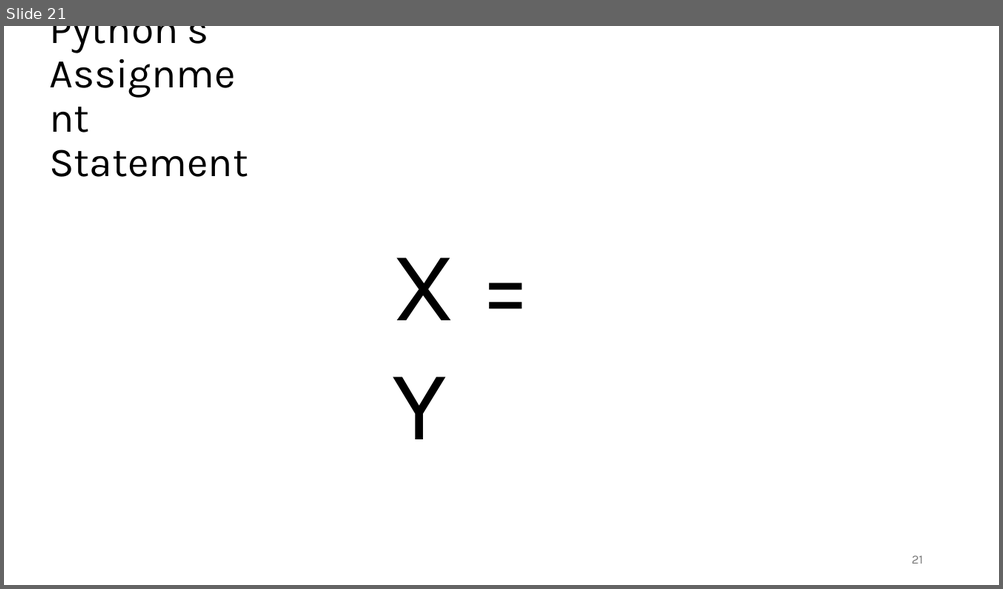
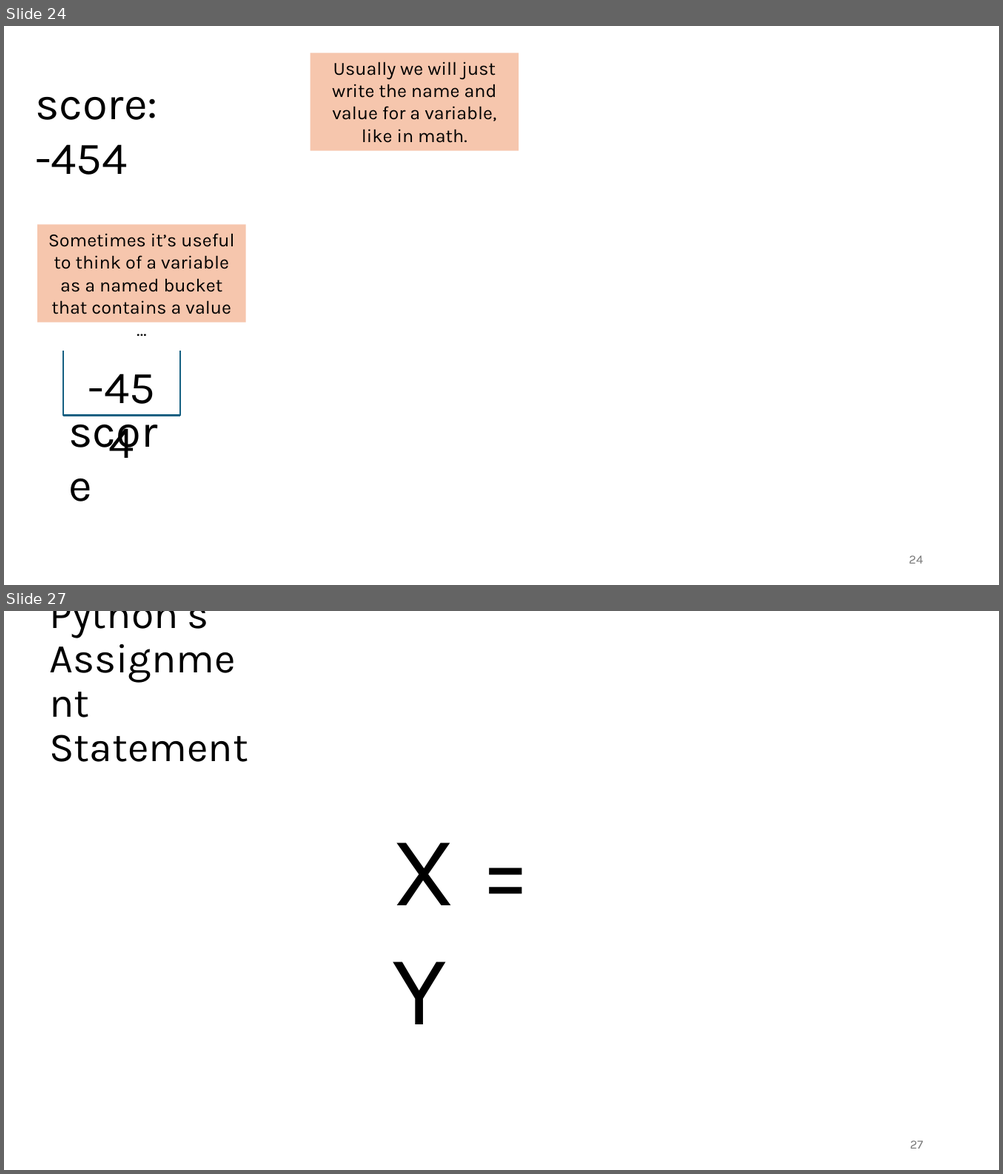
Before and after one commit to tjd1234/cmpt120spring2026, a slide deck: lecture_notes/chapter2/chapter2.pptx. Shown one above the other, each under a label of ours: slide 21 before the commit, slides 24 and 27 after it; the slides between them are not shown. The pictures are 1003x589 and 1003x1174 pixels, drawn with LibreOffice and Linux fonts; fonts in the diff are those of the drawing. Boxes give left, top, right and bottom in pixels: in the first picture for what was removed or moved away, otherwise in the second. Text is boxed around its words. In the diff, an @@ line names an element or a change of style, - is before the commit and + after.

```diff
--- a/lecture_notes/chapter2/chapter2.pptx
+++ b/lecture_notes/chapter2/chapter2.pptx
@@ slide 24 added at (x1=4, y1=26, x2=999, y2=585), background #FFFFFF @@
@@ rectangle added at (x1=310, y1=53, x2=518, y2=150), fill #F6C6AD, 18 pt, text #000000 @@
+Usually we will just write the name and value for a variable, like in math.
@@ text added at (x1=35, y1=97, x2=158, y2=175), 44 pt, text #000000 @@
+score: -454
@@ rectangle added at (x1=37, y1=224, x2=246, y2=322), fill #F6C6AD, 18 pt, text #000000 @@
+Sometimes it’s useful to think of a variable as a named bucket that contains a value …
@@ line added from (63, 351) to (63, 415), #156082 1.5 pt @@
@@ text added at (x1=70, y1=355, x2=174, y2=417), 44 pt, text #000000 @@
+-454
@@ line added from (180, 351) to (180, 415), #156082 1.5 pt @@
@@ text added at (x1=62, y1=398, x2=188, y2=461), 44 pt, text #000000 @@
+score
@@ line added from (180, 415) to (63, 415), #156082 1.5 pt @@
@@ page number added at (x1=908, y1=556, x2=922, y2=564), 12 pt, text #797979 @@
+24
@@ what was slide 21 is now slide 27 @@
@@ page number at (x1=910, y1=1141, x2=923, y2=1149): text changed @@
-21
+27
```
Also in this commit, not shown: 15 slides changed, 9 other slides added, 34 other files.
